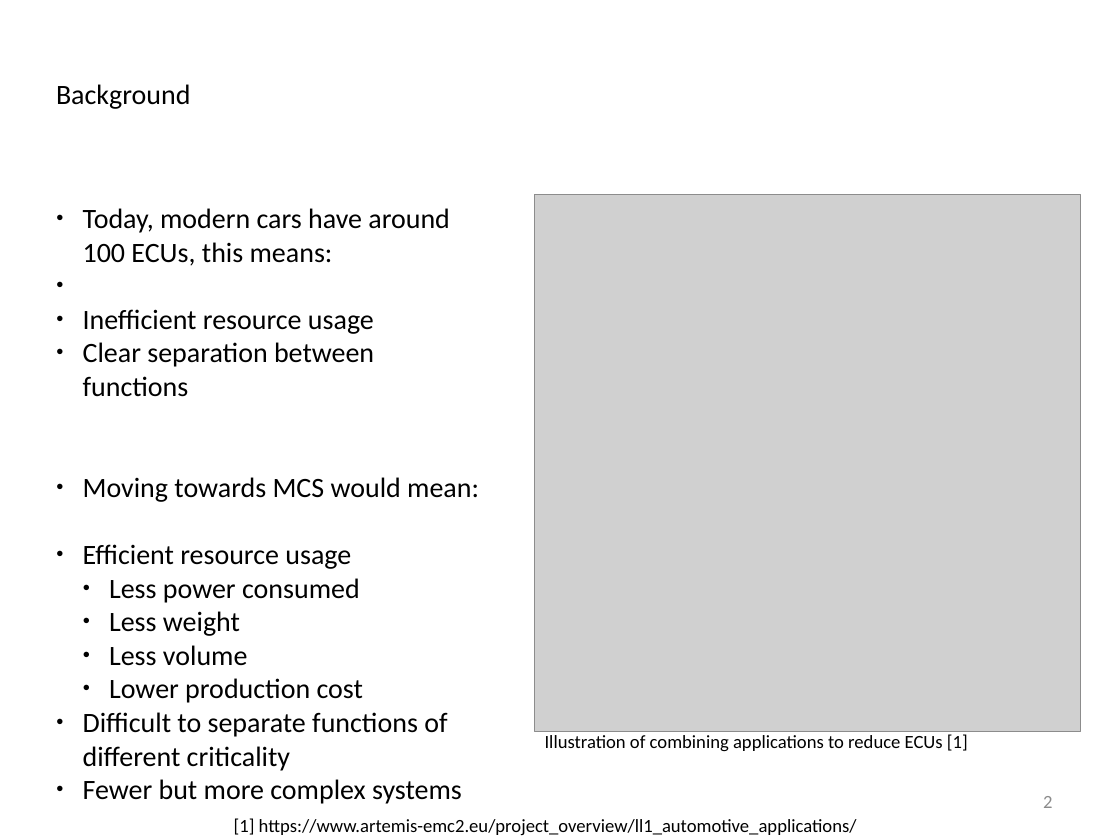
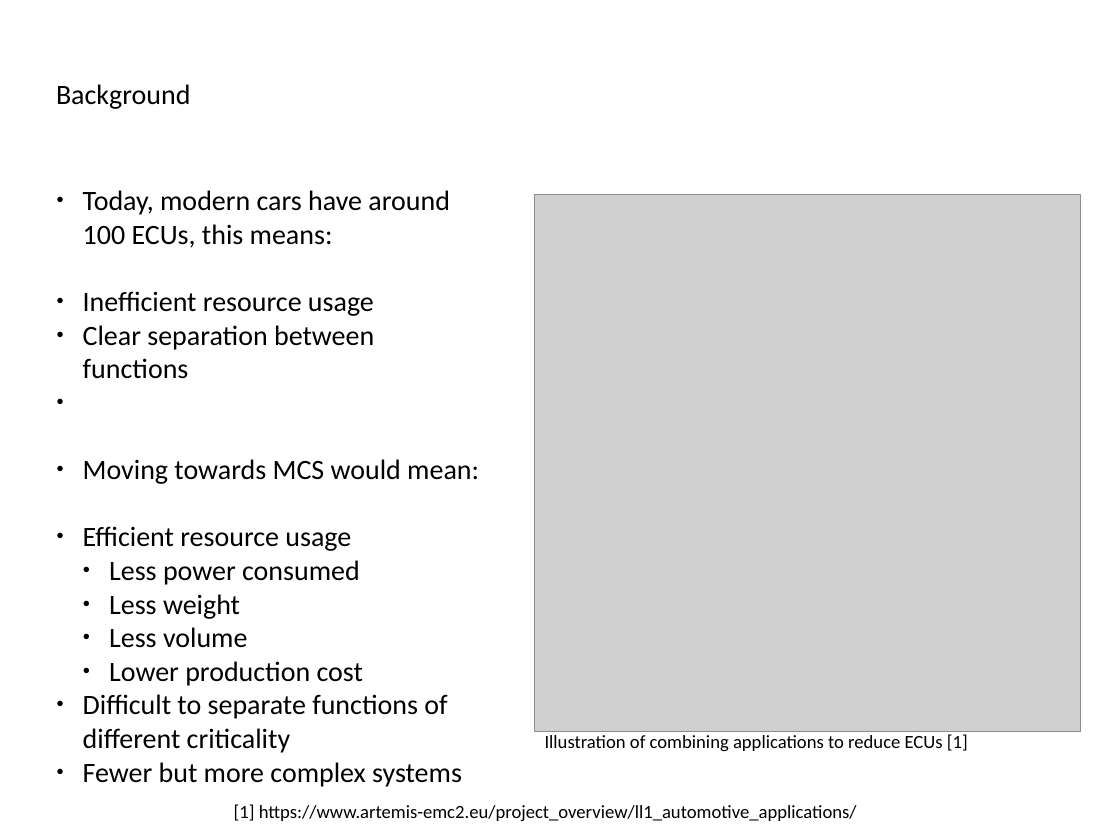
Before and after one commit to afcmrp/exjobb, a slide deck: slide 2 of Admin/presentation_20170317.odp. Drawn at 1120x840 pixels with LibreOffice and Linux fonts; fonts in the diff are those of the drawing; grey boxes stand for pictures; background and template pictures are left out. Boxes give left, top, right and bottom in pixels: in the first picture for what was removed or moved away, otherwise in the second. Text is boxed around its words. In the diff, an @@ line names an element or a change of style, - is before the commit and + after.

```diff
--- a/Admin/presentation_20170317.odp
+++ b/Admin/presentation_20170317.odp
@@ text "Today, modern cars have around ...": place and size @@
-text "Today, modern cars have around ..." at [83, 208, 479, 804]
+text "Today, modern cars have around ..." at [83, 190, 479, 787]
@@ text "[1] https://www.artemis-emc2.eu/project_overview/ll1_automot ...": place and size @@
-text "[1] https://www.artemis-emc2.eu/project_overview/ll1_automot ..." at [234, 818, 857, 835]
+text "[1] https://www.artemis-emc2.eu/project_overview/ll1_automot ..." at [234, 804, 857, 821]
@@ page number removed at [1043, 796, 1052, 808] @@
-2
```
Also in this commit, not shown: 13 other slides changed, 1 slide added.
